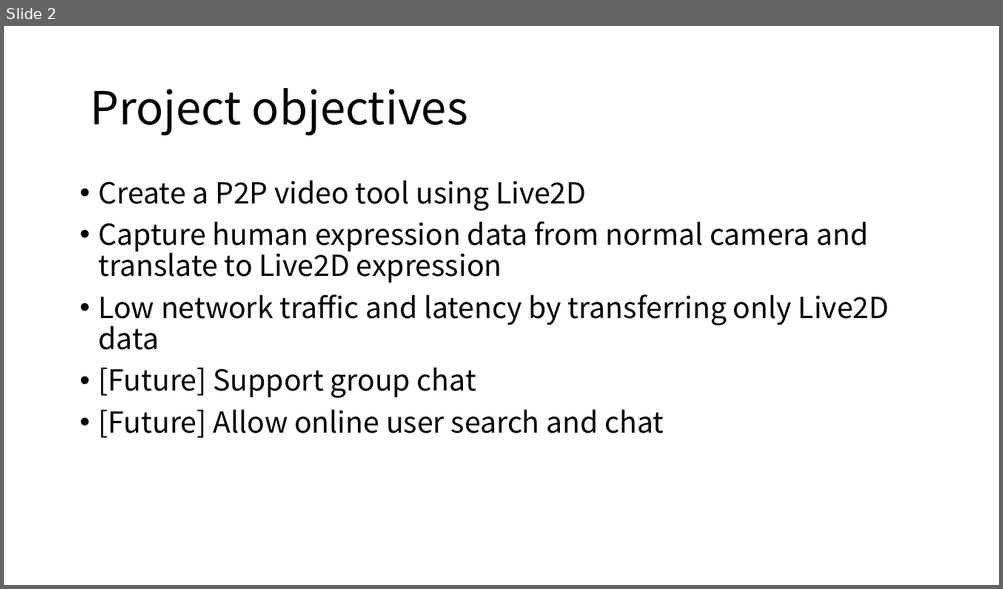
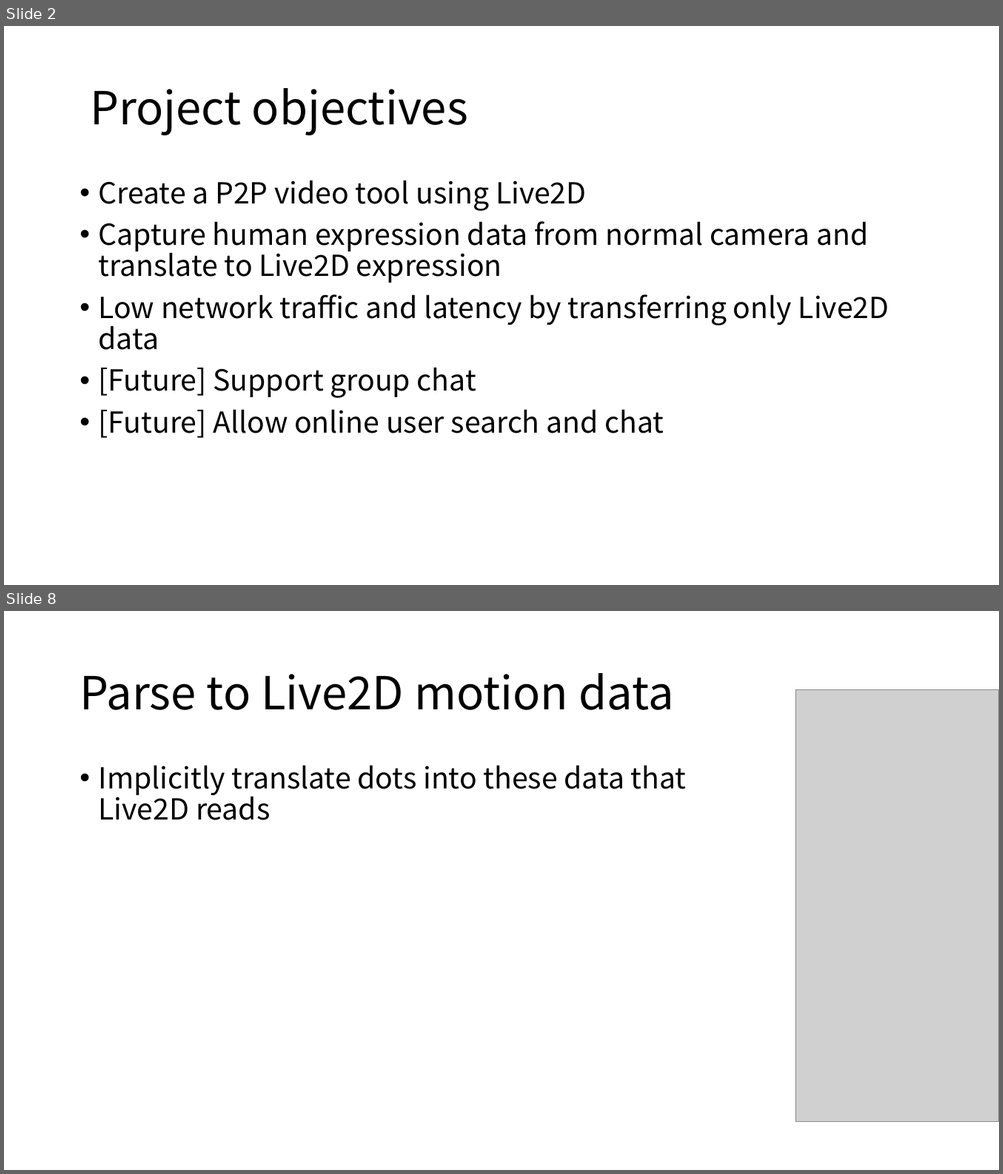
Before and after one commit to Luke-lujunxian/Live2D_VideoChat, a slide deck: Project Description.pptx. Shown one above the other, each under a label of ours: slide 2 before the commit, slides 2 and 8 after it; the slides between them are not shown. The pictures are 1003x589 and 1003x1174 pixels, drawn with LibreOffice and Linux fonts; fonts in the diff are those of the drawing; grey boxes stand for pictures. Boxes give left, top, right and bottom in pixels: in the first picture for what was removed or moved away, otherwise in the second. Text is boxed around its words. In the diff, an @@ line names an element or a change of style, - is before the commit and + after.

```diff
--- a/Project Description.pptx
+++ b/Project Description.pptx
@@ slide 8 added at (4, 611, 999, 1170), background #FFFFFF @@
@@ title added at (79, 673, 673, 710), 44 pt, text #000000 @@
+Parse to Live2D motion data
@@ picture added at (796, 690, 999, 1122) @@
@@ text added at (99, 765, 686, 820), 28 pt, text #000000 @@
+• Implicitly translate dots into these data that Live2D reads
```
Also in this commit, not shown: 4 slides changed, 6 other slides added, 1 slide removed.
